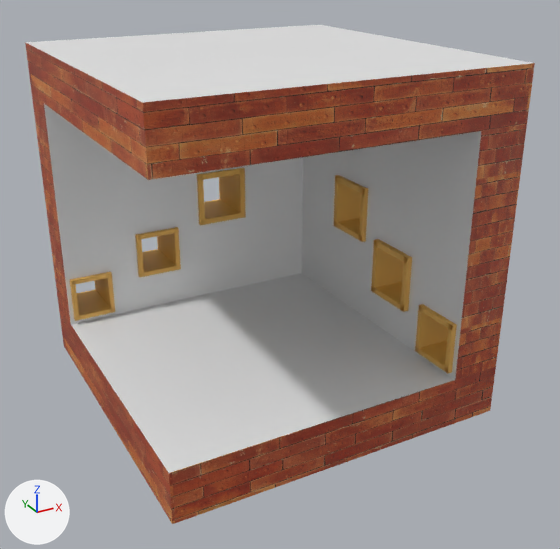
A saved change to the Blender file Melting Mellow_Anamorphic/Assets/hanmuk/AnamorphicFrame03.blend.
The view is the same before and after, from a camera (50 mm lens) standing at (-1.96, -3.8, 1.58) and looking at (0.06, -0.14, -0.25). Arrows for +X, +Y and +Z are at lower left; the lights stay in place.
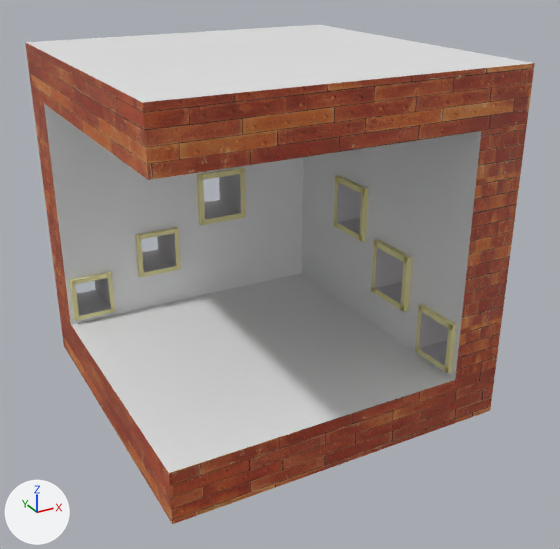
Location of each change, (x1, y1, x2, y2) in pixels of the pictures (560 x 549 px):
```json
{"object": "Cube.002", "change": "recoloured", "before": [371, 239, 412, 312], "after": [371, 239, 412, 312]}
{"object": "Cube.004", "change": "recoloured", "before": [197, 168, 246, 225], "after": [197, 168, 246, 225]}
{"object": "Cube.001", "change": "recoloured", "before": [415, 304, 457, 373], "after": [415, 304, 457, 373]}
{"object": "Cube.003", "change": "recoloured", "before": [334, 175, 368, 242], "after": [334, 175, 368, 242]}
{"object": "Cube.005", "change": "recoloured", "before": [135, 227, 181, 277], "after": [135, 227, 181, 277]}
{"object": "Cube.006", "change": "recoloured", "before": [70, 272, 115, 321], "after": [70, 272, 115, 321]}
{"part": 1, "of": "me_cube_001", "change": "recoloured", "before": [419, 312, 448, 366], "after": [419, 312, 448, 366]}
{"part": 2, "of": "me_cube_006", "change": "recoloured", "before": [375, 247, 409, 306], "after": [375, 247, 409, 306]}
{"part": 3, "of": "me_cube_007", "change": "recoloured", "before": [337, 182, 361, 235], "after": [337, 182, 361, 235]}
{"part": 4, "of": "me_cube_008", "change": "recoloured", "before": [204, 174, 241, 219], "after": [204, 174, 241, 219]}
{"part": 5, "of": "me_cube_009", "change": "recoloured", "before": [142, 233, 176, 272], "after": [142, 233, 176, 272]}
{"part": 6, "of": "me_cube_010", "change": "recoloured", "before": [76, 272, 111, 316], "after": [76, 272, 111, 316]}
```

Edits to the scene script, one JSON object a line:
```json
{"op": "set", "path": "mat_material_006.base_color", "old": "(0.802, 0.446, 0.0946)", "new": "(0.803, 0.739, 0.362)", "note": "orange #e7b257 -> beige #e7dfa2"}
{"op": "add", "block": "mat_material_007", "code": ["mat_material_007 = principled_material('Material.007')", "mat_material_007.base_color = (0.531, 0.512, 0.527)  # light grey #c1bec0"]}
{"block": "me_cube_001", "where": "me_cube_001.from_pydata(...)  # 32 vertices, 24 faces; spans x -1.0..1.0, y -1.0..1.0, z -1.0..19.0"}
{"block": "me_cube_001", "where": "# used by ob_cube_001; location = (0.843, -0.82, -0.655); scale = (0.172, 0.147, 0.015)"}
{"block": "me_cube_001", "change": "me_cube_001 part 1: all 4 faces centred in x 0.0, y -0.8..0.8, z 1.0..16.9 switch from mat_material_006 (orange #e7b257) to mat_material_007 (light grey #c1bec0)"}
{"block": "me_cube_006", "where": "me_cube_006.from_pydata(...)  # 32 vertices, 24 faces; spans x -1.0..1.0, y -1.0..1.0, z -1.0..19.0"}
{"block": "me_cube_006", "where": "# used by ob_cube_002; location = (0.839, -0.381, -0.45); scale = (0.172, 0.167, 0.0172)"}
{"block": "me_cube_006", "change": "me_cube_006 part 2: all 4 faces centred in x 0.0, y -0.8..0.8, z 1.0..16.9 switch from mat_material_006 (orange #e7b257) to mat_material_007 (light grey #c1bec0)"}
{"block": "me_cube_007", "where": "me_cube_007.from_pydata(...)  # 32 vertices, 24 faces; spans x -1.0..1.0, y -1.0..1.0, z -1.0..19.0"}
{"block": "me_cube_007", "where": "# used by ob_cube_003; location = (0.846, 0.082, -0.167); scale = (0.172, 0.167, 0.0172)"}
{"block": "me_cube_007", "change": "me_cube_007 part 3: all 4 faces centred in x 0.0, y -0.8..0.8, z 1.0..16.9 switch from mat_material_006 (orange #e7b257) to mat_material_007 (light grey #c1bec0)"}
{"block": "me_cube_008", "where": "me_cube_008.from_pydata(...)  # 32 vertices, 24 faces; spans x -1.0..1.0, y -1.0..1.0, z -1.0..19.0"}
{"block": "me_cube_008", "where": "# used by ob_cube_004; location = (0.076, 0.852, -0.167); rotation_euler = (0.0, 0.0, 1.571), in degrees (0, 0, 90); scale = (0.172, 0.167, 0.0172)"}
{"block": "me_cube_008", "change": "me_cube_008 part 4: all 4 faces centred in x 0.0, y -0.8..0.8, z 1.0..16.9 switch from mat_material_006 (orange #e7b257) to mat_material_007 (light grey #c1bec0)"}
{"block": "me_cube_009", "where": "me_cube_009.from_pydata(...)  # 32 vertices, 24 faces; spans x -1.0..1.0, y -1.0..1.0, z -1.0..19.0"}
{"block": "me_cube_009", "where": "# used by ob_cube_005; location = (-0.388, 0.848, -0.45); rotation_euler = (0.0, 0.0, 1.571), in degrees (0, 0, 90); scale = (0.172, 0.142, 0.0145)"}
{"block": "me_cube_009", "change": "me_cube_009 part 5: all 4 faces centred in x 0.0, y -0.8..0.8, z 1.0..16.9 switch from mat_material_006 (orange #e7b257) to mat_material_007 (light grey #c1bec0)"}
{"block": "me_cube_010", "where": "me_cube_010.from_pydata(...)  # 32 vertices, 24 faces; spans x -1.0..1.0, y -1.0..1.0, z -1.0..19.0"}
{"block": "me_cube_010", "where": "# used by ob_cube_006; location = (-0.843, 0.845, -0.655); rotation_euler = (0.0, 0.0, 1.571), in degrees (0, 0, 90); scale = (0.172, 0.131, 0.0138)"}
{"block": "me_cube_010", "change": "me_cube_010 part 6: all 4 faces centred in x 0.0, y -0.8..0.8, z 1.0..16.9 switch from mat_material_006 (orange #e7b257) to mat_material_007 (light grey #c1bec0)"}
```
